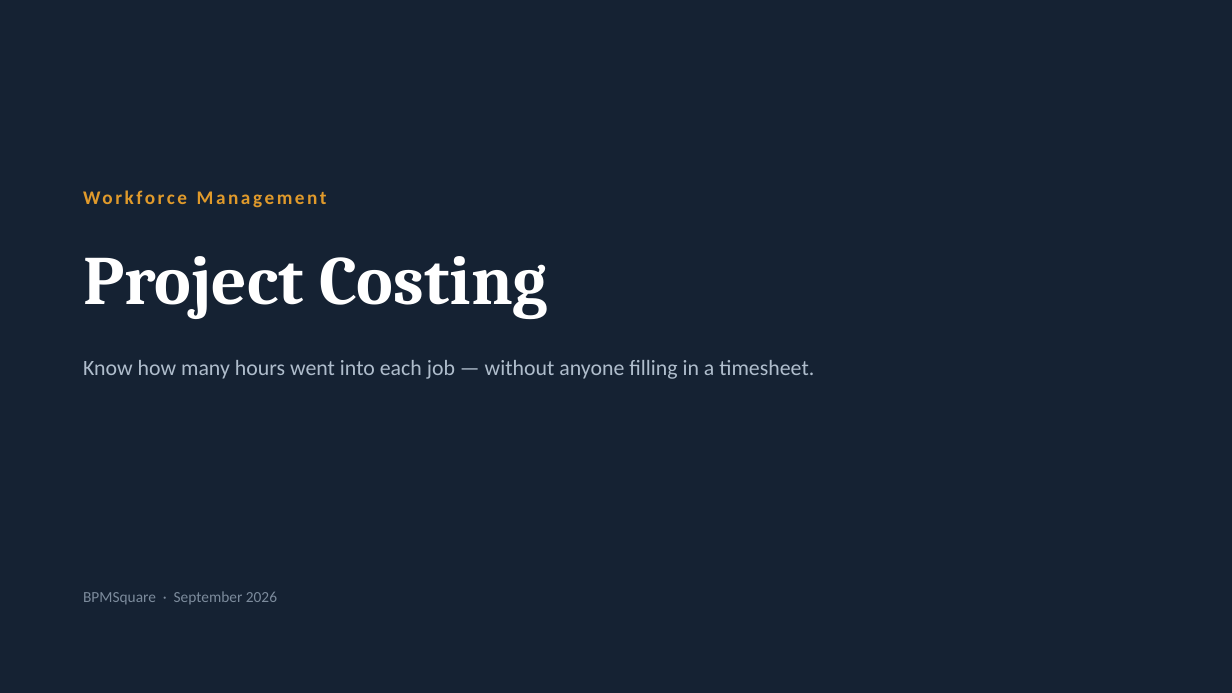
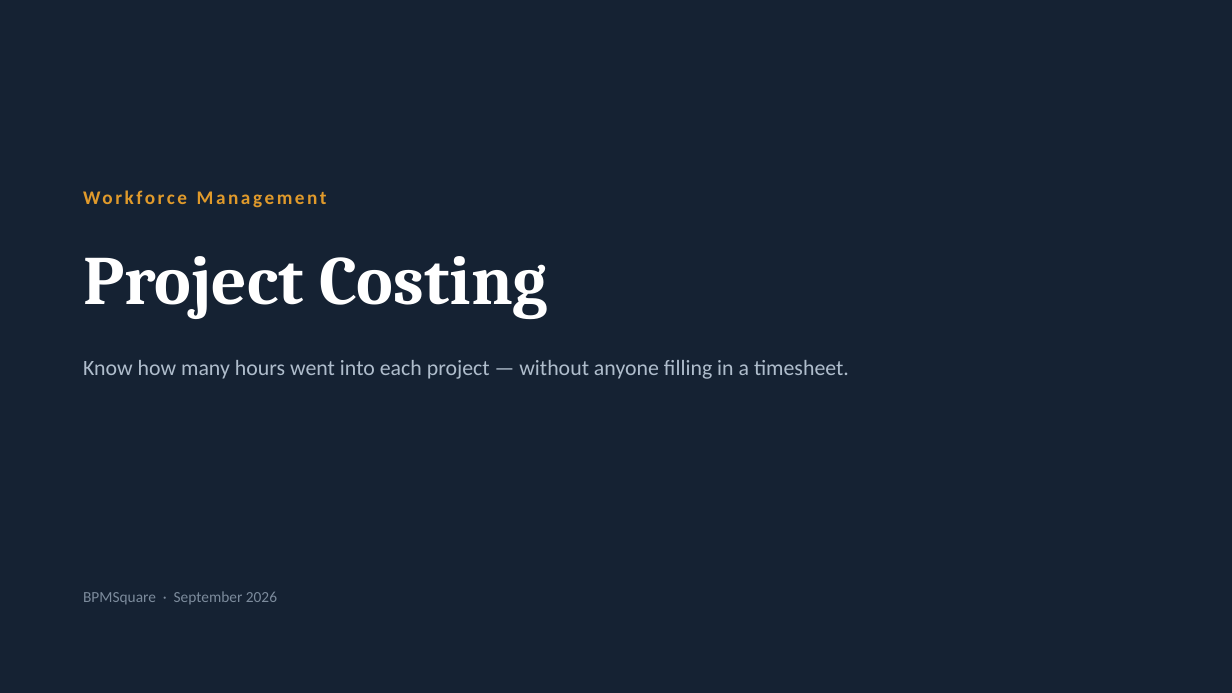
Before and after one commit to iammuniraa-wq/bpmsquare-app, a slide deck: slide 1 of docs/BPMSquare_WFM_Project_Costing.pptx. Drawn at 1232x693 pixels with LibreOffice and Linux fonts; fonts in the diff are those of the drawing. Boxes give left, top, right and bottom in pixels: in the first picture for what was removed or moved away, otherwise in the second. Text is boxed around its words. In the diff, an @@ line names an element or a change of style, - is before the commit and + after.

```diff
--- a/docs/BPMSquare_WFM_Project_Costing.pptx
+++ b/docs/BPMSquare_WFM_Project_Costing.pptx
@@ text at box(83, 360, 849, 379): text changed @@
-Know how many hours went into each job — without anyone filling in a timesheet.
+Know how many hours went into each project — without anyone filling in a timesheet.
```
Also in this commit, not shown: 10 other slides changed, 3 slides added, 2 slides removed.
